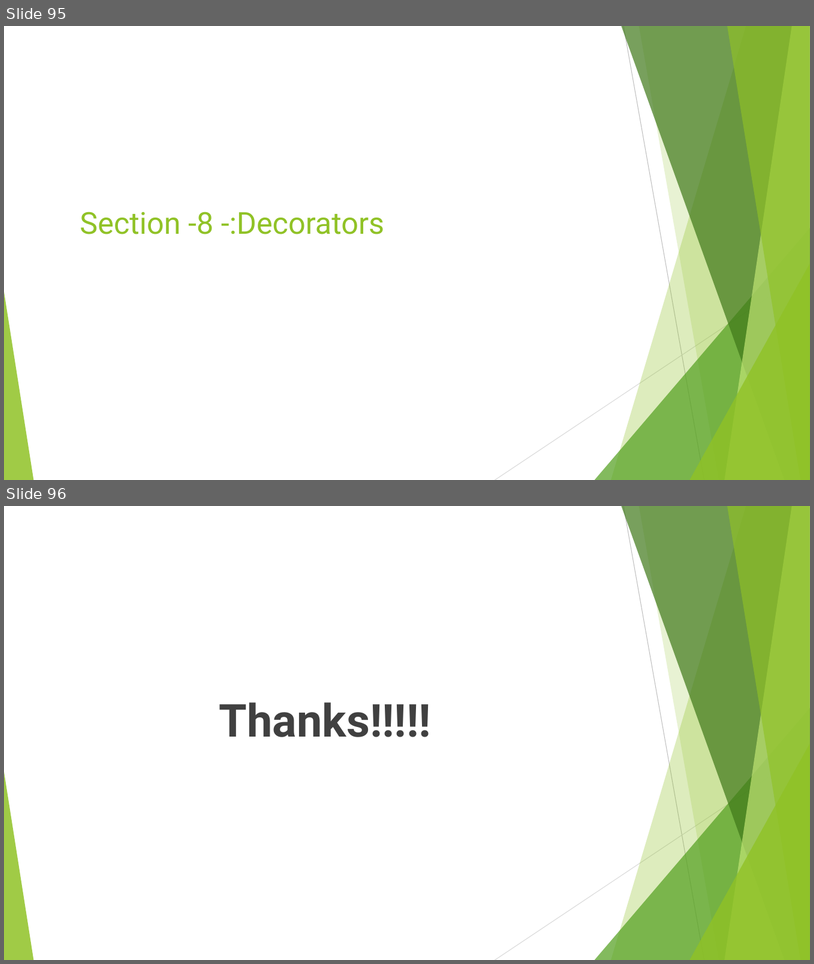
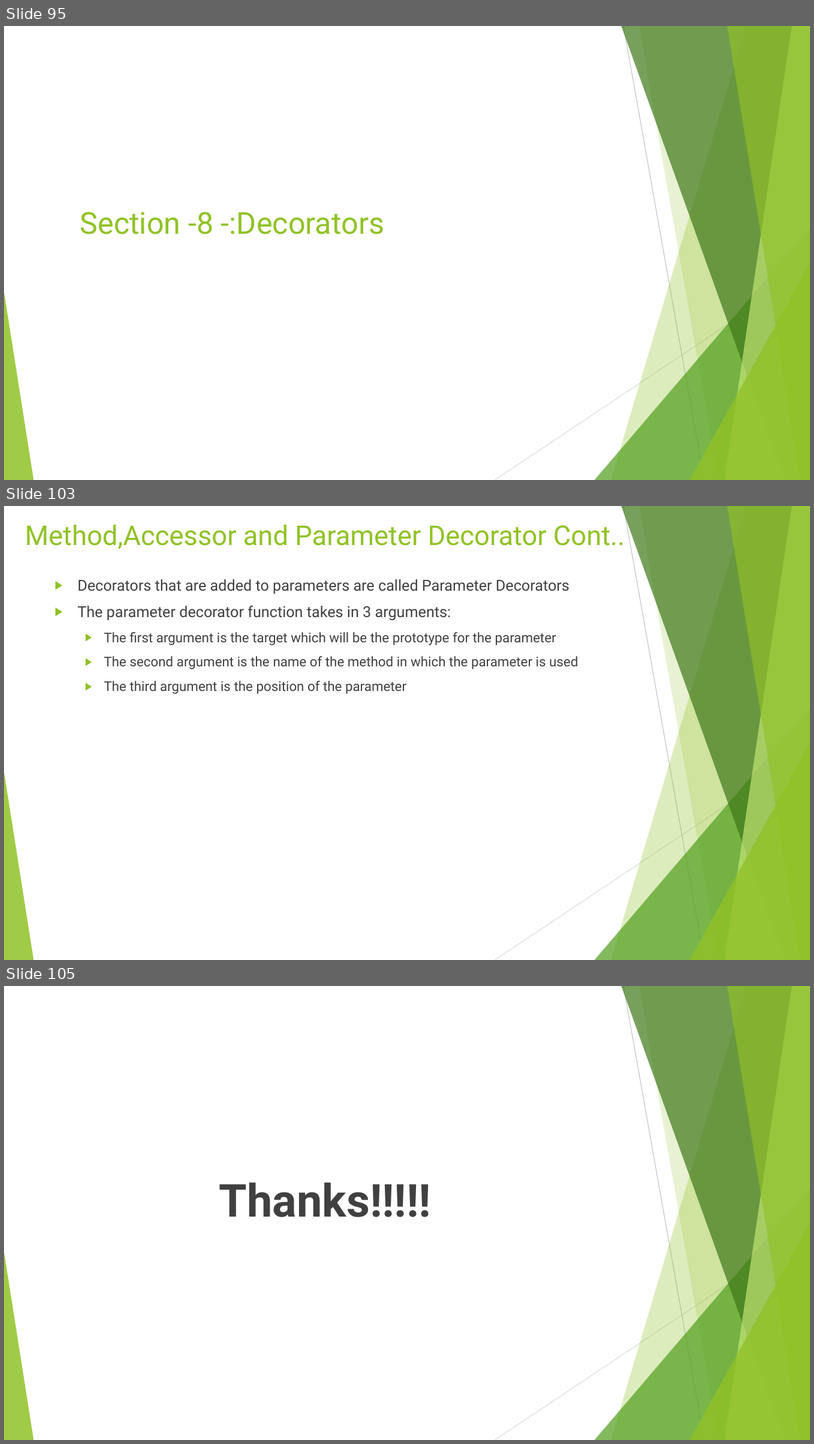
Before and after one commit to rudhrainfogain/TypeScript, a slide deck: PPT/TypeScriptv8.pptx. Shown one above the other, each under a label of ours: slides 95 and 96 before the commit, slides 95, 103 and 105 after it; the slides between them are not shown. The pictures are 814x964 and 814x1444 pixels, drawn with LibreOffice and Linux fonts; fonts in the diff are those of the drawing. Boxes give left, top, right and bottom in pixels: in the first picture for what was removed or moved away, otherwise in the second. Text is boxed around its words. In the diff, an @@ line names an element or a change of style, - is before the commit and + after.

Commit message:
Decorators Partial Code

```diff
--- a/PPT/TypeScriptv8.pptx
+++ b/PPT/TypeScriptv8.pptx
@@ slide 103 added at [4, 506, 810, 960], background #FFFFFF; not listed: 10 template elements that a slide beside it also shows @@
@@ title added at [25, 525, 625, 549], 32.4 pt, text #90C226 @@
+Method,Accessor and Parameter Decorator Cont..
@@ text added at [78, 579, 578, 694], 16 pt, text #404040 @@
+▶ Decorators that are added to parameters are called Parameter Decorators
+▶ The parameter decorator function takes in 3 arguments:
+  ▶ The first argument is the target which will be the prototype for the parameter
+  ▶ The second argument is the name of the method in which the parameter is used
+  ▶ The third argument is the position of the parameter
@@ what was slide 96 is now slide 105 @@
```
Also in this commit, not shown: 8 other slides added, 4 other files.
